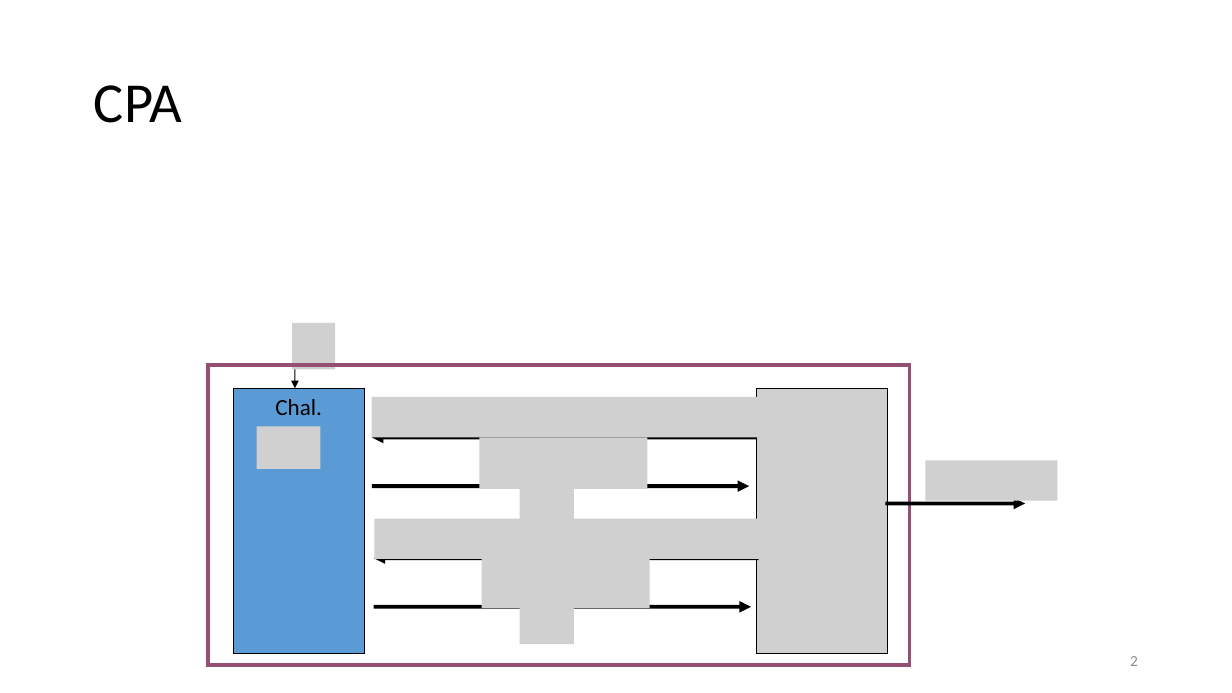
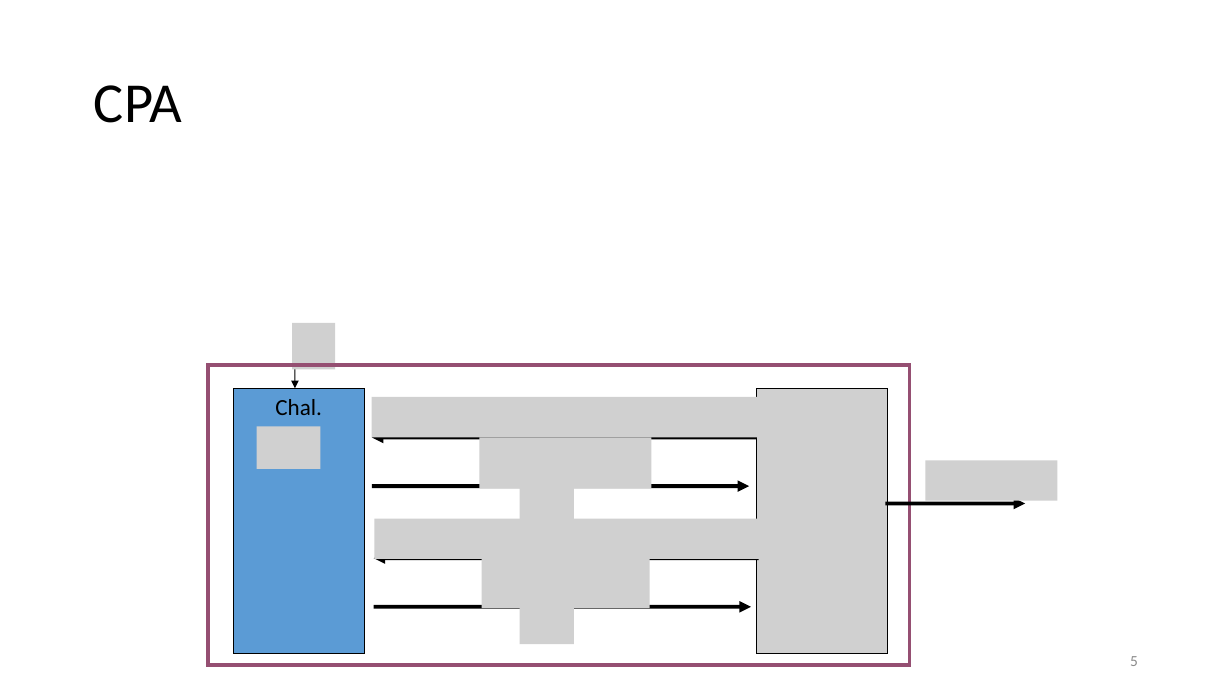
Before and after one commit to CryptoCourse/CryptoLectures, a slide deck: slide 5 of Lectures/Lecture7.pptx (slide 2 before the commit). Drawn at 1232x693 pixels with LibreOffice and Linux fonts; fonts in the diff are those of the drawing; grey boxes stand for pictures. Boxes give left, top, right and bottom in pixels: in the first picture for what was removed or moved away, otherwise in the second. Text is boxed around its words. In the diff, an @@ line names an element or a change of style, - is before the commit and + after.

```diff
--- a/Lectures/Lecture7.pptx
+++ b/Lectures/Lecture7.pptx
@@ picture: place and size @@
-picture at [480, 437, 648, 489]
+picture at [480, 437, 652, 488]
@@ page number at [1130, 656, 1138, 666]: text changed @@
-2
+5
```
Also in this commit, not shown: 4 other slides changed, 3 slides added, 1 other file.
